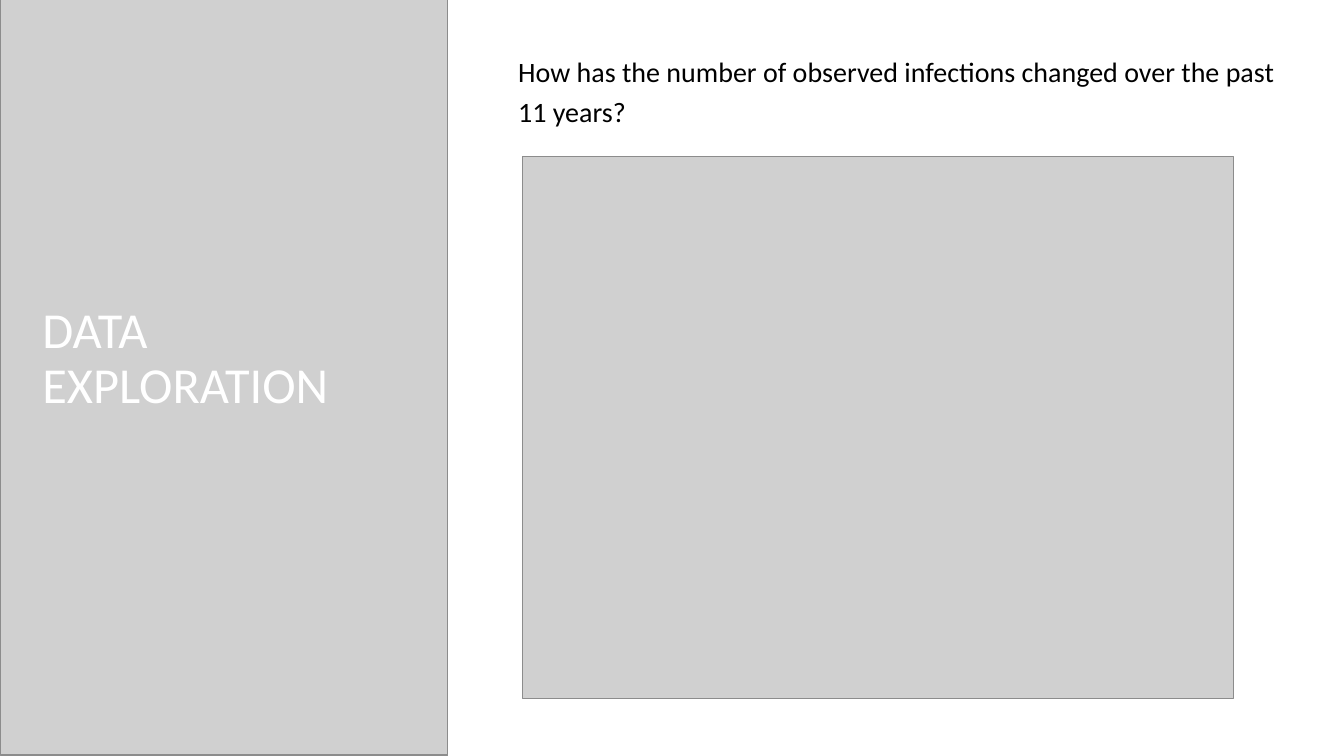
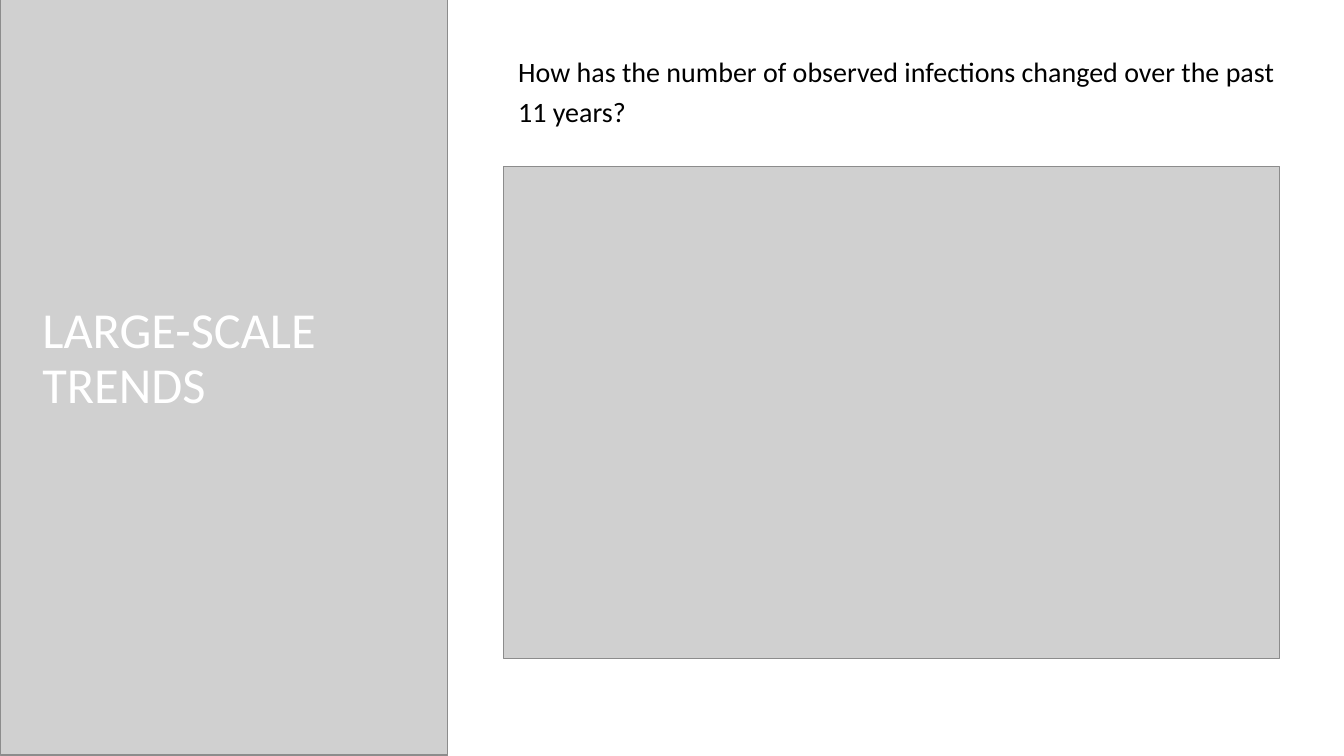
Before and after one commit to bethperry/HAI_Analysis, a slide deck: slide 7 of Hospital Acquired Infections in NY - Analysis and Summary.pptx (slide 8 before the commit). Drawn at 1344x756 pixels with LibreOffice and Linux fonts; fonts in the diff are those of the drawing; grey boxes stand for pictures; background and template pictures are left out. Boxes give left, top, right and bottom in pixels: in the first picture for what was removed or moved away, otherwise in the second. Text is boxed around its words. In the diff, an @@ line names an element or a change of style, - is before the commit and + after.

```diff
--- a/Hospital Acquired Infections in NY - Analysis and Summary.pptx
+++ b/Hospital Acquired Infections in NY - Analysis and Summary.pptx
@@ picture: place and size @@
-picture at [522,157,1233,699]
+picture at [503,166,1280,659]
@@ title at [42,316,315,403]: text changed @@
-DATA EXPLORATION
+LARGE-SCALE TRENDS
```
Also in this commit, not shown: 11 other slides changed, 2 slides added, 4 slides removed.
